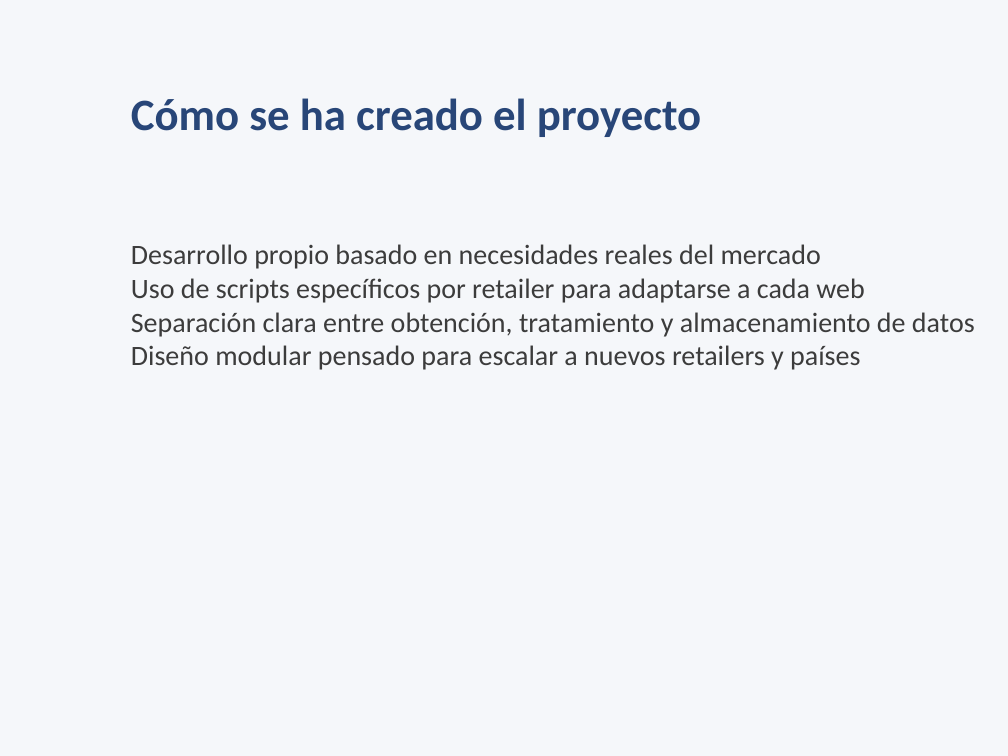
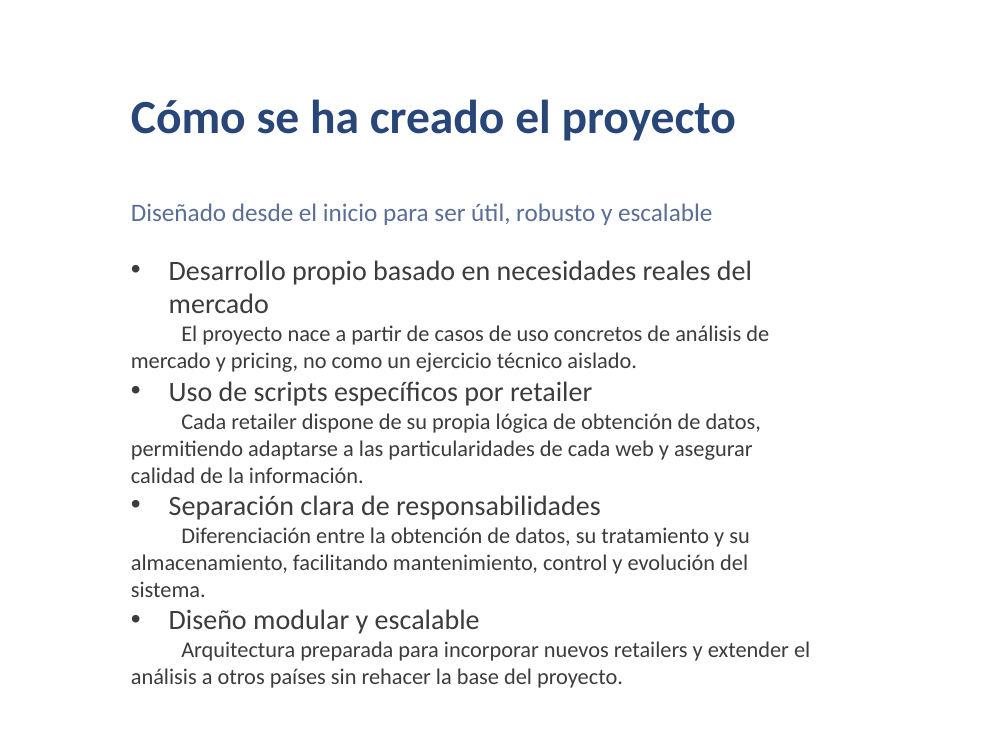
Before and after one commit to egarde-git/proyecto-curso, a slide deck: slide 5 of PresentacionProyecto.pptx. Drawn at 1008x756 pixels with LibreOffice and Linux fonts; fonts in the diff are those of the drawing. Boxes give left, top, right and bottom in pixels: in the first picture for what was removed or moved away, otherwise in the second. Text is boxed around its words. In the diff, an @@ line names an element or a change of style, - is before the commit and + after.

Commit message:
Actualizar PresentacionProyecto.pptx con nuevos contenidos

```diff
--- a/PresentacionProyecto.pptx
+++ b/PresentacionProyecto.pptx
@@ background #F5F7FA to #FFFFFF @@
@@ text "Cómo se ha creado el ..." at <box>131,99,736,141</box>: size 32 to 34 pt @@
@@ text added at <box>131,203,712,225</box>, 18 pt, text #5A6E96 @@
+Diseñado desde el inicio para ser útil, robusto y escalable
@@ text "Desarrollo propio basado en necesidades ...": place and size @@
-text "Desarrollo propio basado en necesidades ..." at <box>131,244,975,370</box>
+text "Desarrollo propio basado en necesidades ..." at <box>131,260,810,688</box>
@@ text at <box>169,260,752,313</box>: bullet none to • @@
@@ text at <box>131,325,810,688</box>: text changed; size 20 to 16 pt @@
-Uso de scripts específicos por retailer para adaptarse a cada web
-Separación clara entre obtención, tratamiento y almacenamiento de datos
-Diseño modular pensado para escalar a nuevos retailers y países
+El proyecto nace a partir de casos de uso concretos de análisis de mercado y pricing, no como un ejercicio técnico aislado.
+• Uso de scripts específicos por retailer
+Cada retailer dispone de su propia lógica de obtención de datos, permitiendo adaptarse a las particularidades de cada web y asegurar calidad de la información.
+• Separación clara de responsabilidades
+Diferenciación entre la obtención de datos, su tratamiento y su almacenamiento, facilitando mantenimiento, control y evolución del sistema.
+• Diseño modular y escalable
+Arquitectura preparada para incorporar nuevos retailers y extender el análisis a otros países sin rehacer la base del proyecto.
```
Also in this commit, not shown: 8 other slides changed.
